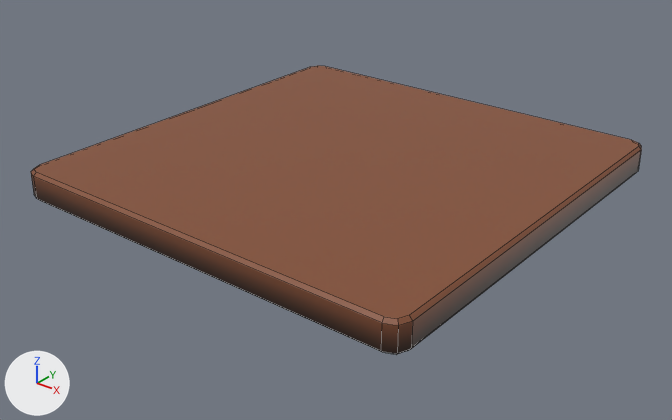
One commit to the Blender file Blender/Tiles.blend: the scene before it, then after it.
One viewpoint serves both versions: a 50 mm lens placed at (1.18, -1.511, 0.76), pointed at (0.01, -0.048, -0.147). Every picture has the same lights, and +X, +Y and +Z are marked at lower left. Mesh edges are drawn as thin lines.

Names of what the first picture shows: 'Tile'.
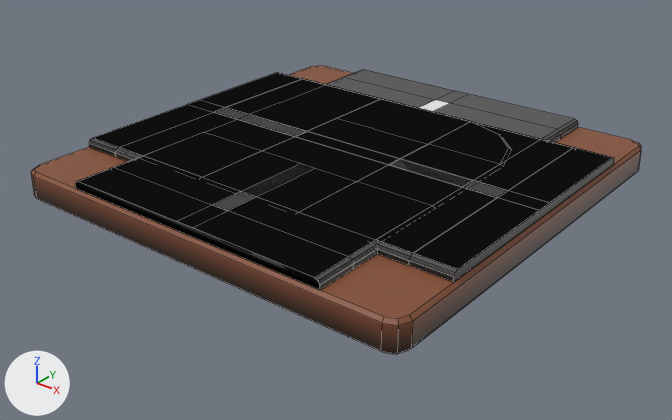
The newer file is also turned or shifted as a whole; pictures and numbers use the older file's frame.

The change, as a list of edits to the scene's bpy script:
```text
Add me_cube_007:
    me_cube_007.from_pydata(...)  # 94 vertices, 70 faces; spans x -0.748..0.746, y -0.506..0.34, z -0.036..0.0
    me_cube_007.materials.append(mat_material)  # picture img_gradient_png_001
Add me_cube_006:
    me_cube_006.from_pydata(...)  # 102 vertices, 69 faces; spans x -0.747..0.501, y -0.506..0.339, z -0.036..0.0
    me_cube_006.materials.append(mat_material)  # picture img_gradient_png_001
Add me_cube_005:
    me_cube_005.from_pydata(...)  # 120 vertices, 86 faces; spans x -0.748..0.746, y -0.506..0.506, z -0.036..0.0
    me_cube_005.materials.append(mat_material)  # picture img_gradient_png_001
Add me_cube_001:
    me_cube_001.from_pydata(...)  # 60 vertices, 52 faces; spans x -0.747..0.747, y -0.339..0.339, z -0.036..0.0
    me_cube_001.materials.append(mat_material)  # picture img_gradient_png_001
Add ob_road_t:
    ob_road_t = bpy.data.objects.new('Road T', me_cube_007)
    ob_road_t.location = (0.0, 0.0, -0.015)
    ob_road_t.scale = (0.649, 0.957, 0.553)
Add ob_road_curve:
    ob_road_curve = bpy.data.objects.new('Road Curve', me_cube_006)
    ob_road_curve.location = (0.0, 0.0, -0.015)
    ob_road_curve.scale = (0.649, 0.957, 0.553)
Add ob_road_cross:
    ob_road_cross = bpy.data.objects.new('Road Cross', me_cube_005)
    ob_road_cross.location = (0.0, 0.0, -0.015)
    ob_road_cross.scale = (0.649, 0.957, 0.553)
Add ob_road_straight:
    ob_road_straight = bpy.data.objects.new('Road Straight', me_cube_001)
    ob_road_straight.location = (0.0, 0.0, -0.015)
    ob_road_straight.scale = (0.649, 0.957, 0.553)
```

Location of each change, [x1, y1, x2, y2] in pixels of the pictures (672 x 420 px):
'Road Cross', added (black)
    after: [75, 70, 613, 289]
'Road Curve', added (black)
    after: [79, 73, 509, 289]
'Road Straight', added (black)
    after: [90, 75, 614, 282]
'Road T', added (black)
    after: [202, 79, 574, 253]
'Tile', unchanged, covered by the edit
    both: [31, 66, 641, 354]
